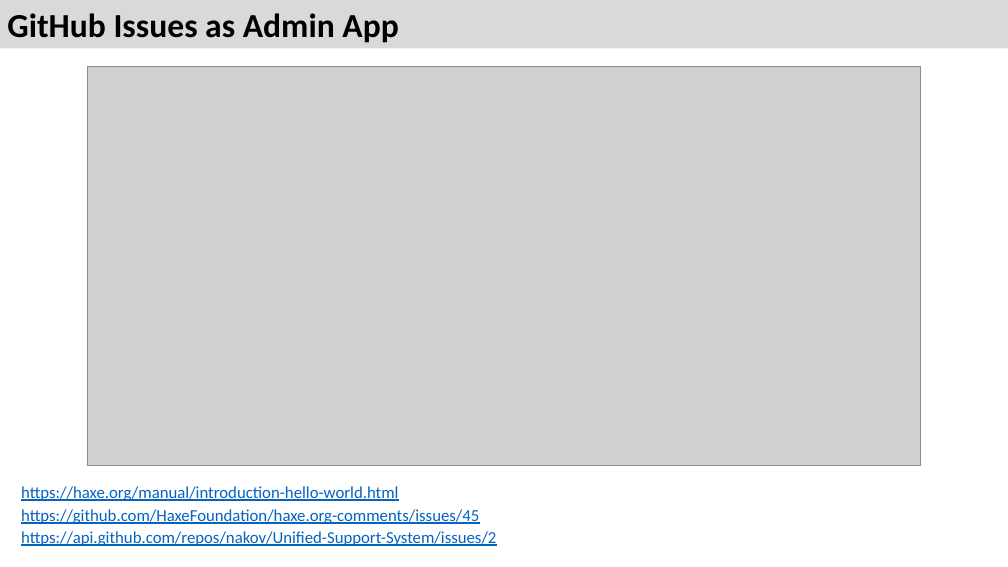
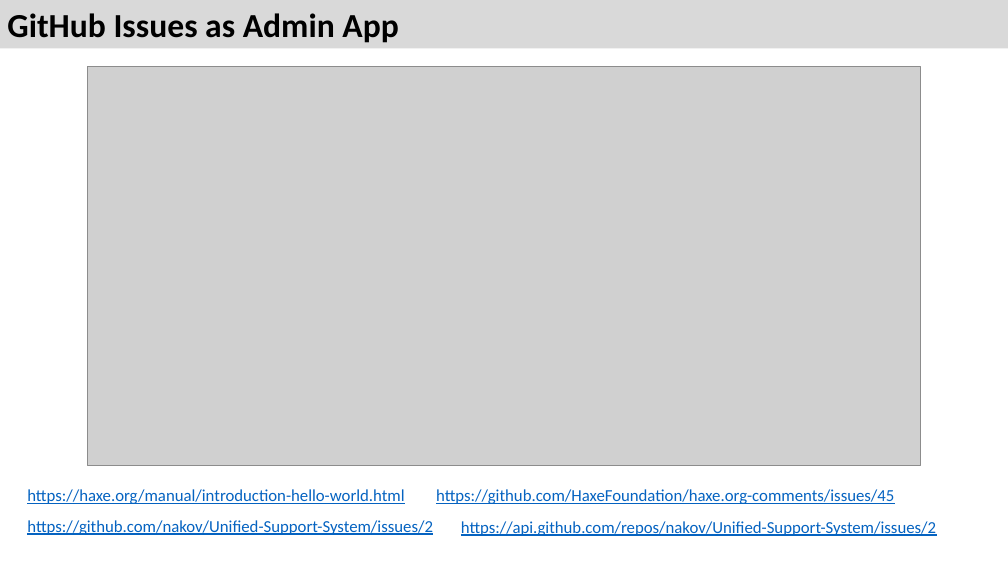
Before and after one commit to nakov/Unified-Support-System, a slide deck: slide 7 of docs/Unified-Support-System-UI-Prototype.pptx. Drawn at 1008x567 pixels with LibreOffice and Linux fonts; fonts in the diff are those of the drawing; grey boxes stand for pictures. Boxes give left, top, right and bottom in pixels: in the first picture for what was removed or moved away, otherwise in the second. Text is boxed around its words. In the diff, an @@ line names an element or a change of style, - is before the commit and + after.

Commit message:
Added a link

```diff
--- a/docs/Unified-Support-System-UI-Prototype.pptx
+++ b/docs/Unified-Support-System-UI-Prototype.pptx
@@ text "https://haxe.org/manual/introduction-hello-world.html": place and size @@
-text "https://haxe.org/manual/introduction-hello-world.html" at [21, 486, 398, 501]
+text "https://haxe.org/manual/introduction-hello-world.html" at [27, 489, 404, 504]
@@ text "https://github.com/HaxeFoundation/haxe.org-comments/issues/4 ...": place and size @@
-text "https://github.com/HaxeFoundation/haxe.org-comments/issues/4 ..." at [21, 509, 479, 524]
+text "https://github.com/HaxeFoundation/haxe.org-comments/issues/4 ..." at [436, 489, 894, 504]
@@ text added at [27, 520, 433, 535], 16 pt, text #0563C1, underline @@
+https://github.com/nakov/Unified-Support-System/issues/2
@@ text "https://api.github.com/repos/nakov/Unified-Support-System/is ...": place and size @@
-text "https://api.github.com/repos/nakov/Unified-Support-System/is ..." at [21, 531, 496, 546]
+text "https://api.github.com/repos/nakov/Unified-Support-System/is ..." at [461, 521, 936, 536]
```
